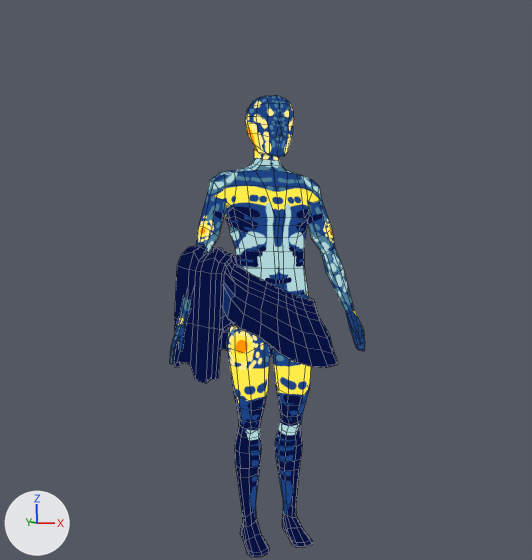
The Blender file asset-creation/big_file.blend as it was, and as the next commit left it.
One viewpoint serves both versions: the file's camera 'Camera'. Every picture has the same lights, and +X, +Y and +Z are marked at lower left. Mesh edges are drawn as thin lines. The same objects are shown in both versions, whatever each file hides.

In view in the first picture: 'statue', 'towel'.
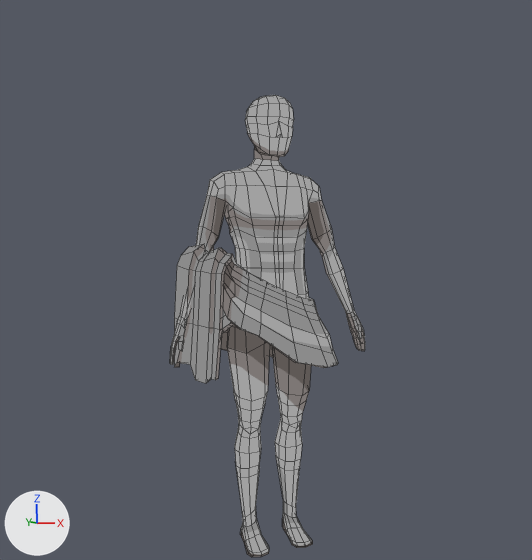
What changed in the scene script:
```text
Add img_items_texture_png:
    img_items_texture_png = load_image('items_texture.png', 'artworks/colossos of rhodes/items_texture.png', 1000, 1000, 'sRGB')
Add img_texture_png_001:
    img_texture_png_001 = load_image('texture.png.001', 'artworks/colossos of rhodes/texture.png', 1000, 1000, 'sRGB')
Change mat_statue:
    where n1 = _N.new('ShaderNodeTexImage'); n1.name = 'Image Texture'
    n1.image: img_goobnite_png -> img_texture_png_001
Add mat_collossus:
    mat_collossus = bpy.data.materials.new('collossus')
    mat_collossus.use_nodes = True; mat_collossus.node_tree.nodes.clear()
    _N = mat_collossus.node_tree.nodes; _L = mat_collossus.node_tree.links
    n0 = _N.new('ShaderNodeOutputMaterial'); n0.name = 'Material Output'
    n1 = _N.new('ShaderNodeTexImage'); n1.name = 'Image Texture'
    n1.image = img_items_texture_png
    _L.new(n1.outputs[0], n0.inputs[0])  # 'Color' to 'Surface'
Change me_cube_021:
    used by ob_statue; location = (0.007, -0.105, -0.038); rotation_euler = (-0.014, 0.0, 0.0), in degrees (-0.8, 0, 0); scale = (0.532, 0.532, 0.532)
    remove me_cube_021.from_pydata(...)  # 448 vertices, 425 faces; spans x 0.0..0.39, y -0.15..0.12, z 0.01..1.71
    add me_cube_021.from_pydata(...)  # 850 vertices, 850 faces; spans x -0.39..0.39, y -0.15..0.12, z 0.01..1.71
    me_cube_021 part 1: 402 vertices added at x -0.39..-0.01, y -0.15..0.12, z 0.01..1.7
    me_cube_021 part 2: 113 kept faces spanning x 0.01..0.17, y -0.1..0.11, z 0.05..1.0 get new texture (UV) coordinates
Change me_cube_024:
    used by ob_towel; location = (0.007, -0.105, -0.038); rotation_euler = (-0.014, 0.0, 0.0), in degrees (-0.8, 0, 0); scale = (0.532, 0.532, 0.532)
    remove me_cube_024.from_pydata(...)  # 196 vertices, 162 faces; spans x -0.354..0.277, y -0.15..0.146, z 0.645..1.13
    add me_cube_024.from_pydata(...)  # 322 vertices, 314 faces; spans x -0.369..0.272, y -0.15..0.146, z 0.645..1.146
    me_cube_024 part 3
    35 vertices are removed from x -0.218..0.277, y -0.146..0.14, z 0.66..1.024
    60 faces are deleted
    161 vertices are added at x -0.369..0.254, y -0.131..0.127, z 0.645..1.146
    212 new faces join them
    me_cube_024 part 4: 102 faces spanning x -0.354..0.272, y -0.145..0.146, z 0.645..1.13 switch from mat_statue to mat_collossus
Change ob_statue:
    remove _m = ob_statue.modifiers.new('Mirror', 'MIRROR')
    remove _m.use_clip = True
Change ob_towel:
    remove _m = ob_towel.modifiers.new('Solidify', 'SOLIDIFY')
    remove _m.thickness = 0.02
```

Where the change shows, as pixel boxes (x1, y1, x2, y2) in the pictures (532 x 560 px):
'statue', surface changed, reshaped, modifiers changed (blue to grey): (170, 95, 365, 557) in both
'towel', surface changed, reshaped, modifiers changed (blue to grey): (174, 244, 338, 383) in both
part 1 of me_cube_021, added: after (170, 95, 281, 557)
part 2 of me_cube_021, surface changed (blue to grey): before (227, 293, 311, 527); after (272, 293, 311, 518)
part 3 of me_cube_024, built on: before (258, 282, 327, 368); after (174, 244, 334, 383)
part 4 of me_cube_024, recoloured (blue to grey): before (174, 244, 338, 383); after (222, 260, 338, 367)
